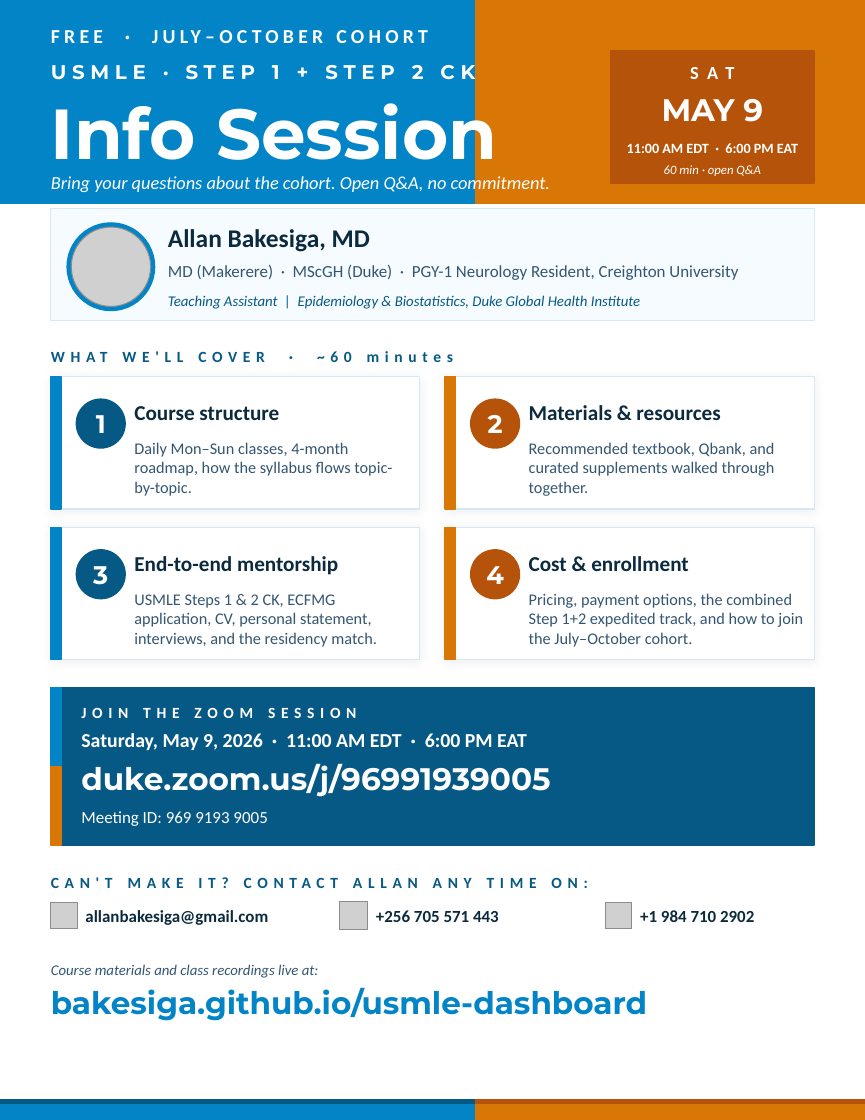
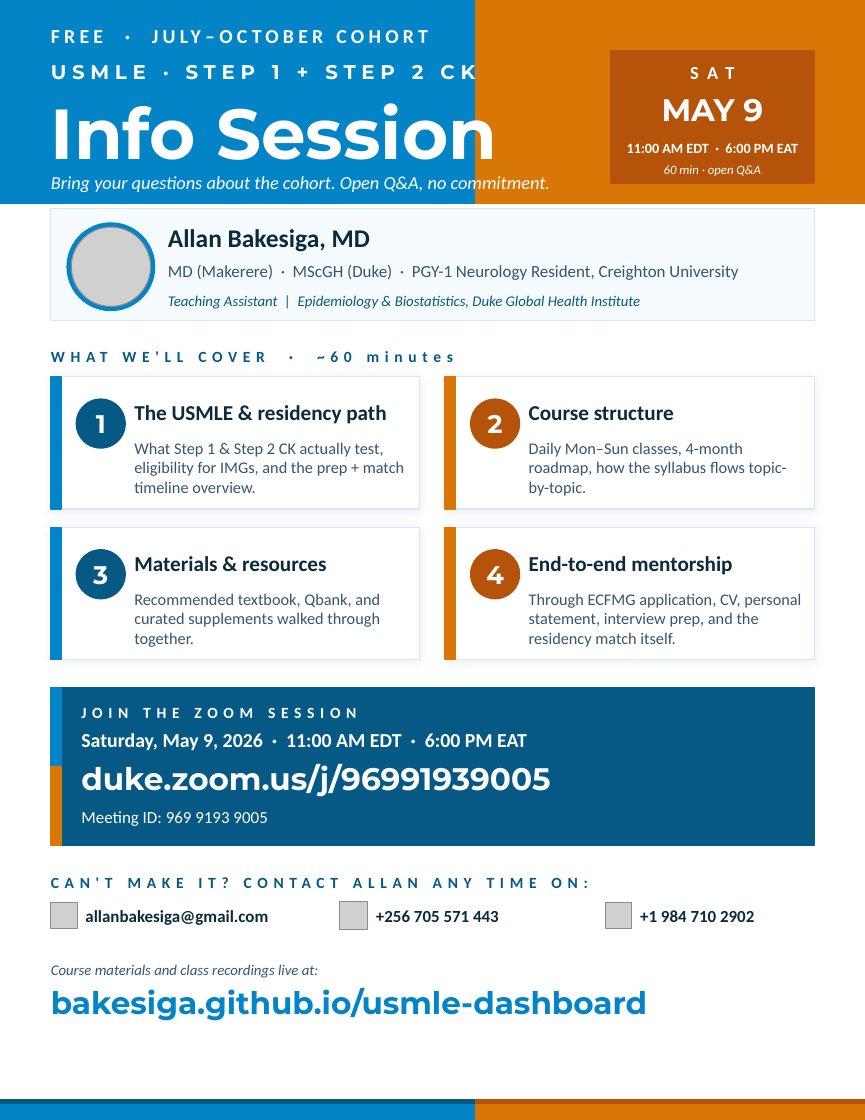
Before and after one commit to Bakesiga/usmle-dashboard, a slide deck: slide 1 of outputs/flyers/USMLE_InfoSession_Poster.pptx. Drawn at 865x1120 pixels with LibreOffice and Linux fonts; fonts in the diff are those of the drawing; grey boxes stand for pictures. Boxes give left, top, right and bottom in pixels: in the first picture for what was removed or moved away, otherwise in the second. Text is boxed around its words. In the diff, an @@ line names an element or a change of style, - is before the commit and + after.

Commit message:
Info session: drop cost/enrollment, lead with USMLE journey overview
This session is informational only — about the USMLE, the
residency path, requirements, and what the classes look like.
Pricing and payment talk happens 1:1 after the session.

Card sequence is now:
  1. The USMLE & residency path  (what's tested, IMG eligibility, timeline)
  2. Course structure             (daily classes, 4-month roadmap)
  3. Materials & resources        (textbook, Qbank, supplements)
  4. End-to-end mentorship        (ECFMG, CV, PS, interviews, match)

```diff
--- a/outputs/flyers/USMLE_InfoSession_Poster.pptx
+++ b/outputs/flyers/USMLE_InfoSession_Poster.pptx
@@ text at (134, 405, 386, 424): text changed @@
-Course structure
+The USMLE & residency path
@@ text at (529, 406, 674, 420): text changed @@
-Materials & resources
+Course structure
@@ text at (134, 442, 404, 493): text changed @@
-Daily Mon–Sun classes, 4-month roadmap, how the syllabus flows topic-by-topic.
+What Step 1 & Step 2 CK actually test, eligibility for IMGs, and the prep + match timeline overview.
@@ text at (529, 442, 787, 496): text changed @@
-Recommended textbook, Qbank, and curated supplements walked through together.
+Daily Mon–Sun classes, 4-month roadmap, how the syllabus flows topic-by-topic.
@@ text at (134, 556, 326, 571): text changed @@
-End-to-end mentorship
+Materials & resources
@@ text at (529, 556, 732, 575): text changed @@
-Cost & enrollment
+End-to-end mentorship
@@ text at (134, 593, 380, 647): text changed @@
-USMLE Steps 1 & 2 CK, ECFMG application, CV, personal statement, interviews, and the residency match.
+Recommended textbook, Qbank, and curated supplements walked through together.
@@ text at (529, 593, 801, 647): text changed @@
-Pricing, payment options, the combined Step 1+2 expedited track, and how to join the July–October cohort.
+Through ECFMG application, CV, personal statement, interview prep, and the residency match itself.
```
Also in this commit, not shown: 1 other file.
